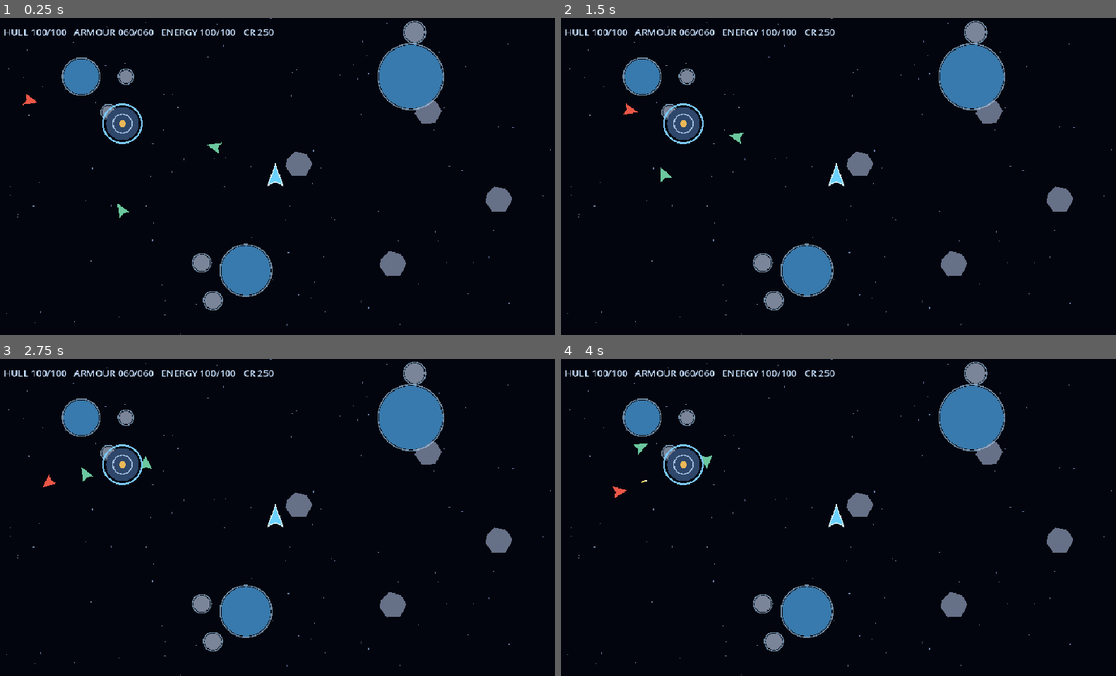
Above: before the commit, frames 1-4 (two rows, left to right).
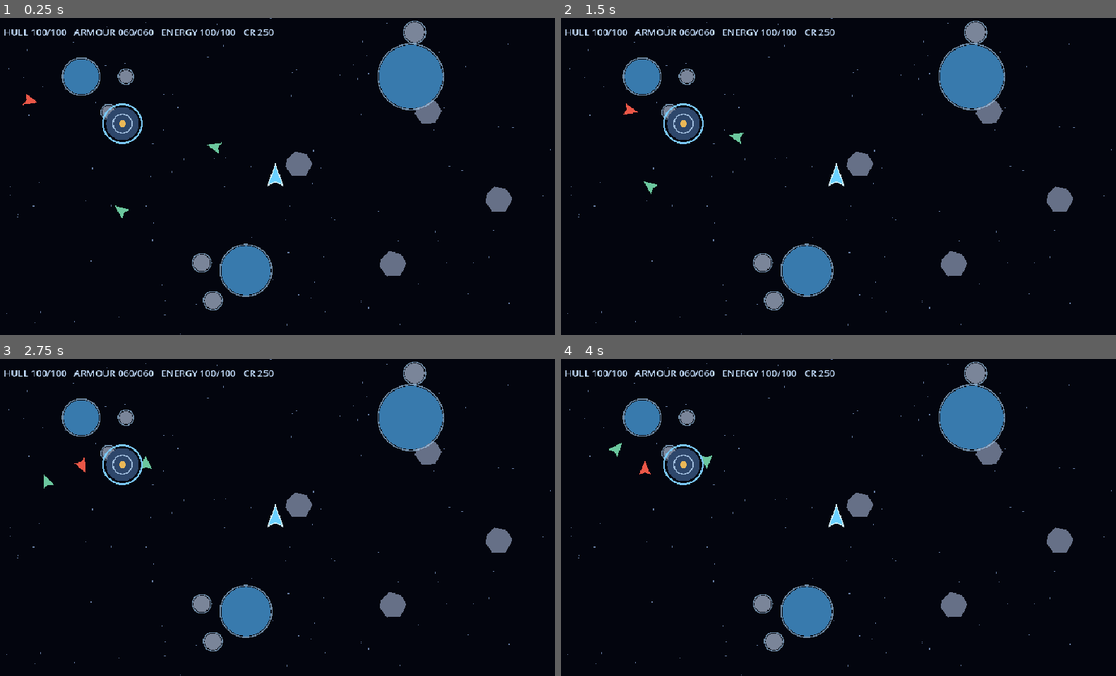
Above: after the commit, the same moments.

Repository: DARTVADER1-DROID/Star-Forge
Game: Godot game, scene res://scenes/main.tscn
The game is run twice, just before and just after one commit, with the same random seed, the same clock (stepped at 60 frames per second) and the same inputs.
Inputs (mouse positions are in pixels of both pictures, inside the frame that each line leads up to):
- Up to frame 1 (0.25 s): no input
- Up to frame 2 (1.5 s): move the mouse to (960, 160) at 0.52 s; click (960, 160) at 0.67 s; drag from (721, 192) to (627, 109) at 1.27 s
- Up to frame 3 (2.75 s): move the mouse to (333, 447) at 2.02 s; click (333, 447) at 2.17 s
- Up to frame 4 (4 s): drag from (810, 580) to (666, 469) at 2.77 s; move the mouse to (1005, 565) at 3.52 s; click (1005, 565) at 3.67 s

The runs differ from the first frame. In frame 1, less than 0.1% of the frame differs, in the area x 20-24%, y 58-64%; in frame 2, less than 0.1%; in frame 3, 0.1%; in frame 4, 0.2%, in the area x 8-17%, y 26-44%.

Commit message:
Apply original art pack textures to gameplay

Diff:
--- a/scripts/world/cargo_drop.gd
+++ b/scripts/world/cargo_drop.gd
@@ -3,6 +3,8 @@
 
 @export var item_id := "metal"
 @export var quantity := 1
+
+var _sprite: Sprite2D
 
 func _ready() -> void:
     var shape := CircleShape2D.new()
@@ -11,6 +13,33 @@
     collision.shape = shape
     add_child(collision)
 
+    var texture_name := "salvage_container_generic.png"
+    match item_id:
+        "fuel":
+            texture_name = "salvage_fuel.png"
+        "metal":
+            texture_name = "salvage_metal.png"
+        "luxury":
+            texture_name = "salvage_luxury.png"
+        "equipment":
+            texture_name = "salvage_equipment.png"
+        "weapon_salvage":
+            texture_name = "salvage_weapon.png"
+        "food":
+            texture_name = "salvage_food.png"
+        "medicine":
+            texture_name = "salvage_medicine.png"
+
+    var texture := AssetLibrary.load_texture(texture_name)
+    if texture != null:
+        _sprite = Sprite2D.new()
+        _sprite.texture = texture
+        _sprite.scale = Vector2(0.72,0.72)
+        _sprite.texture_filter = CanvasItem.TEXTURE_FILTER_NEAREST
+        add_child(_sprite)
+
 func _draw() -> void:
-    draw_circle(Vector2.ZERO, 8.0, Color(0.96,0.72,0.28))
-    draw_arc(Vector2.ZERO, 11.0, 0.0, TAU, 24, Color(1.0,0.9,0.62), 2.0)
+    if is_instance_valid(_sprite):
+        return
+    draw_circle(Vector2.ZERO,8.0,Color(0.96,0.72,0.28))
+    draw_arc(Vector2.ZERO,11.0,0.0,TAU,24,Color(1.0,0.9,0.62),2.0)
